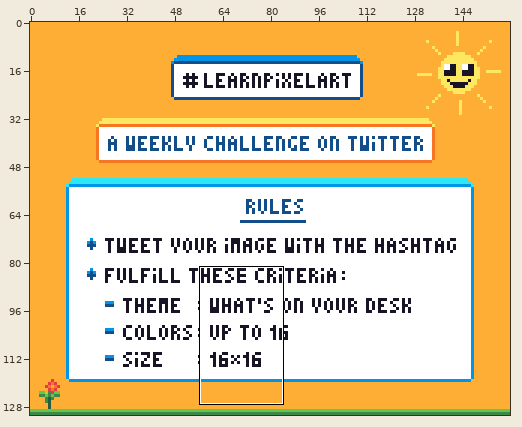
File history of a pixel-art file, Aseprite-assets/WeeklyChallenge.aseprite. Above: a wide view before the commit, with the close-up outlined.
Close-up. As it was:
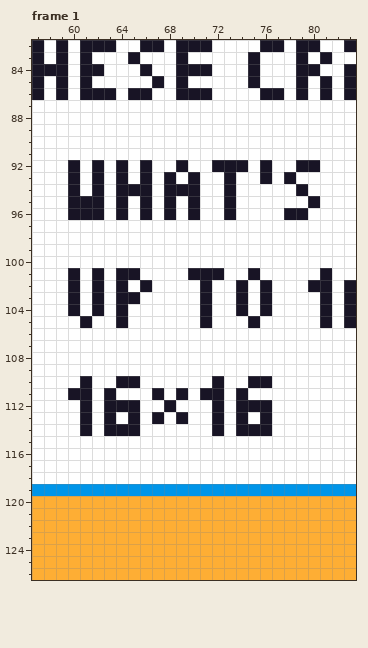
160x131 pixels, 2 frames. Shown: frame 1: x 57..83, y 82..126. The commit also changed other frames or places, which this record leaves out.
Once edited:
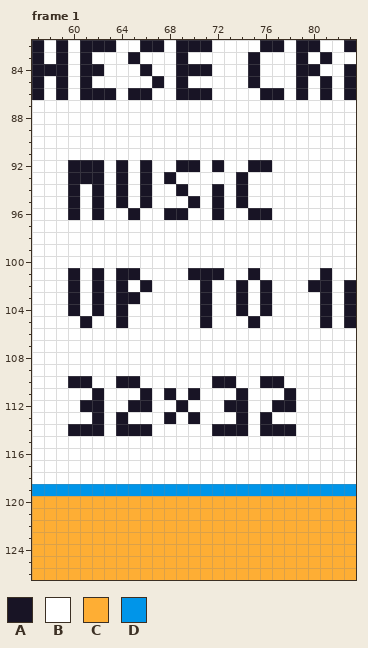
Palette (. is transparent): A #181425  B #ffffff  C #feae34  D #0095e9
Difference:
layer "Rules/Constraints/Size/32x32" now shown
layer "Rules/Constraints/Size/16x16" now hidden
layer "Rules/Constraints/Theme/Theme text" added
layer "Rules/Constraints/Theme/What's on your d" removed
--- frame 1
@@ x 57..83 @@
  91 BBBBBBBBBBBBBBBBBBBBBBBBBBB
- 92 BBBABABABABBABBAAABABBAABBB
- 93 BBBABABABABABABBABBABABBBBB
- 94 BBBABABAAABAAABBABBBBBABBBB
- 95 BBBAAABABABABABBABBBBBBABBB
- 96 BBBAAABABABABABBABBBBAABBBB
+ 92 BBBAAABABABBAABABBAABBBBBBB
+ 93 BBBAAABABABABBBBBABBBBBBBBB
+ 94 BBBABABABABBABBABABBBBBBBBB
+ 95 BBBABABABABBBABABABBBBBBBBB
+ 96 BBBABABBABBAABBABBAABBBBBBB
  97 BBBBBBBBBBBBBBBBBBBBBBBBBBB
@@ x 57..83 @@
 109 BBBBBBBBBBBBBBBBBBBBBBBBBBB
-110 BBBBABBAABBBBBBABBAABBBBBBB
-111 BBBAABABBBABABAABABBBBBBBBB
-112 BBBBABAAABBABBBABAAABBBBBBB
-113 BBBBABABABABABBABABABBBBBBB
-114 BBBBABAAABBBBBBABAAABBBBBBB
+110 BBBAABBAABBBBBBAABBAABBBBBB
+111 BBBBBABBBABABABBBABBBABBBBB
+112 BBBBAABBAABBABBBAABBAABBBBB
+113 BBBBBABABBBABABBBABABBBBBBB
+114 BBBAAABAAABBBBBAAABAAABBBBB
 115 BBBBBBBBBBBBBBBBBBBBBBBBBBB
Pixel boxes of the changes (left, top, right, bottom) in both close-ups:
changed: (80, 160, 320, 220)
changed: (68, 376, 296, 436)
